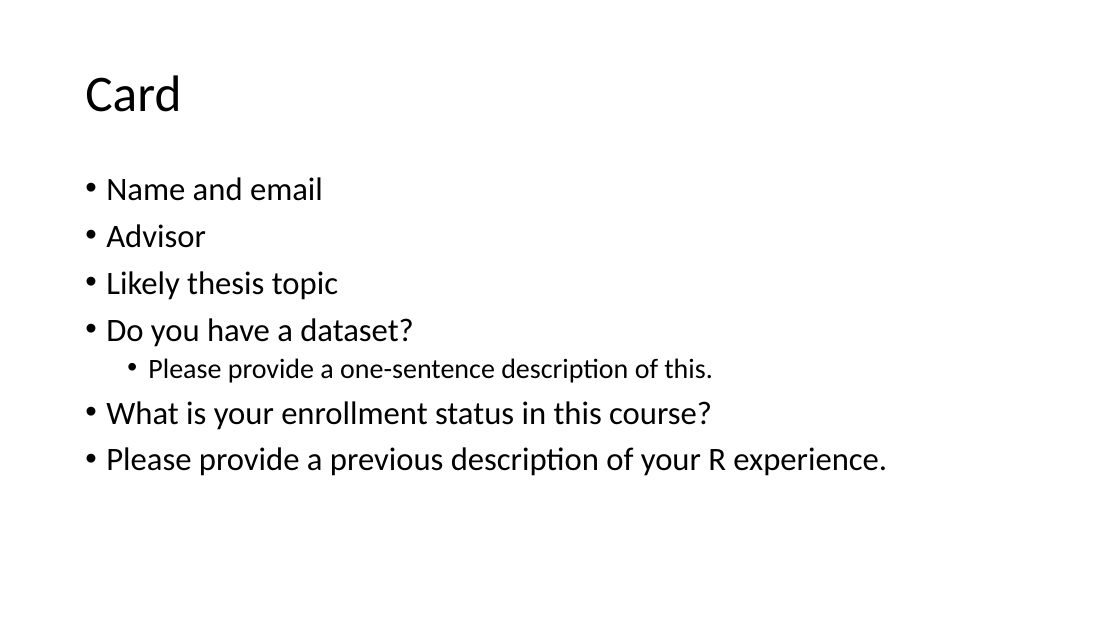
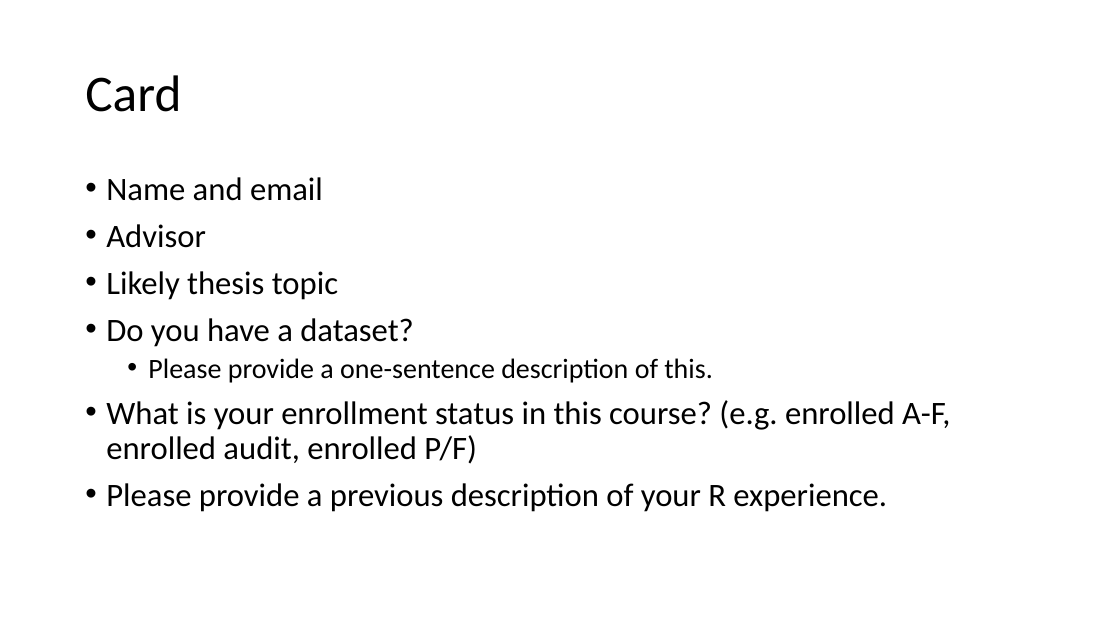
Before and after one commit to VTQuantMethodsEEB/klangwig, a slide deck: slide 3 of lectures/le1_intro_to_R.pptx. Drawn at 1120x630 pixels with LibreOffice and Linux fonts; fonts in the diff are those of the drawing. Boxes give left, top, right and bottom in pixels: in the first picture for what was removed or moved away, otherwise in the second. Text is boxed around its words. In the diff, an @@ line names an element or a change of style, - is before the commit and + after.

```diff
--- a/lectures/le1_intro_to_R.pptx
+++ b/lectures/le1_intro_to_R.pptx
@@ text at (106,400,950,464): text changed @@
-• What is your enrollment status in this course?
+• What is your enrollment status in this course? (e.g. enrolled A-F, enrolled audit, enrolled P/F)
```
Also in this commit, not shown: 5 other slides changed, 6 slides added, 12 other files.
